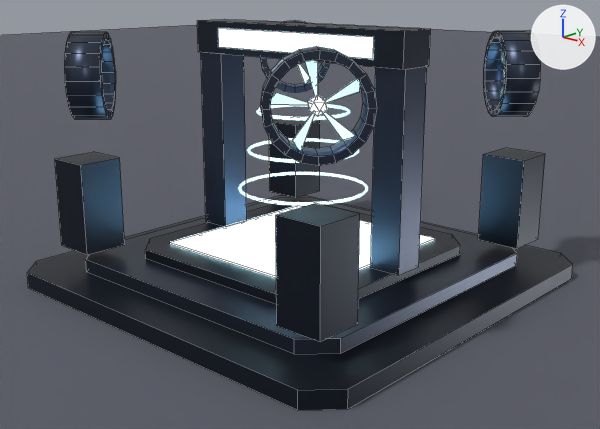
Renders of the Blender file mines20/boostpads/pad3/GaleBoostPad.blend from each side of a commit.
Camera for both pictures: a 50 mm camera at (17.02, -18.88, 9.3) aimed at (0.26, -0.43, 2.25). The axes (+X, +Y, +Z) are drawn at upper right. The lights are the same throughout. The picture after the commit comes second. Mesh edges are drawn as thin lines on the coarser meshes.

Names of what the first picture shows: 'Arch Leg -1', 'Arch Leg 1', 'Arch Top', 'Fan Duct 1-1', 'Fan Duct 11', 'Fan Pillar -1-1', 'Fan Pillar -11', 'Fan Pillar 1-1', 'Fan Pillar 11', 'Ground', 'Square Step 0', 'Square Step 1', 'Square Step 2' and 17 more.
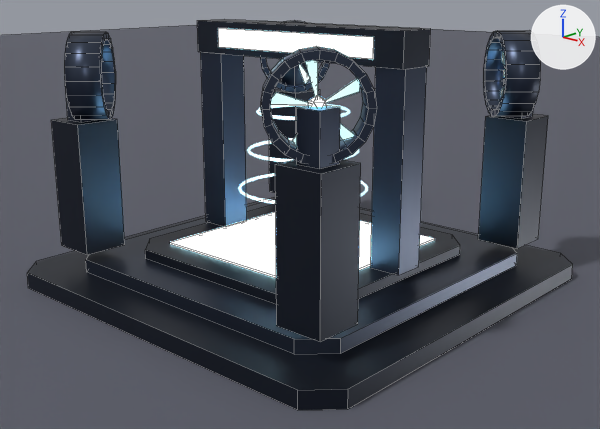
Where the newer file only moved an object's origin or applied its transform, the numbers keep the older frame.

Boxes [x1, y1, x2, y2] around the edits, measured in the pictures (600 x 429 px):
'Fan Pillar 1-1', moved, rescaled (31% taller): before [276, 203, 360, 342]; after [275, 160, 361, 342]
'Fan Pillar -1-1', moved, rescaled (34% taller): before [55, 152, 125, 255]; after [51, 117, 125, 255]
'Fan Pillar 11', moved, rescaled (33% taller): before [478, 148, 545, 249]; after [478, 114, 548, 249]
'Fan Pillar -11', moved, rescaled (33% taller): before [269, 119, 320, 197]; after [269, 89, 320, 193]
'Fan Mount 1-1', added (blue): after [297, 106, 340, 169]
'Fan Mount -11', added: after [281, 62, 307, 86]
'Fan Mount -1-1', added: after [65, 87, 99, 122]
'Fan Mount 11', added: after [503, 84, 533, 119]

The edits, one by one:
me_fan_pillar__1_1 is used by ob_fan_pillar__1_1; parent ob_galeboostpad; location (-4.7, -4.7, 2.6).
me_fan_pillar__1_1 had 8 vertices, 6 faces and spanned x -0.7..0.7, y -0.7..0.7, z -1.4..1.4.
me_fan_pillar__1_1 now has 8 vertices, 6 faces and spans x -0.7..0.7, y -0.7..0.7, z -1.4..2.6.
me_fan_pillar__1_1 part 1: the whole mesh is scaled about its middle by (1, 1, 1.43), then moved by (0.0, 0.0, 0.6).
me_fan_pillar__11 is used by ob_fan_pillar__11; parent ob_galeboostpad; location (-4.7, 4.7, 2.6).
me_fan_pillar__11 had 8 vertices, 6 faces and spanned x -0.7..0.7, y -0.7..0.7, z -1.4..1.4.
me_fan_pillar__11 now has 8 vertices, 6 faces and spans x -0.7..0.7, y -0.7..0.7, z -1.4..2.6.
me_fan_pillar__11 part 2: the whole mesh is scaled about its middle by (1, 1, 1.43), then moved by (0.0, 0.0, 0.6).
me_fan_pillar_1_1 is used by ob_fan_pillar_1_1; parent ob_galeboostpad; location (4.7, -4.7, 2.6).
me_fan_pillar_1_1 had 8 vertices, 6 faces and spanned x -0.7..0.7, y -0.7..0.7, z -1.4..1.4.
me_fan_pillar_1_1 now has 8 vertices, 6 faces and spans x -0.7..0.7, y -0.7..0.7, z -1.4..2.6.
me_fan_pillar_1_1 part 3: the whole mesh is scaled about its middle by (1, 1, 1.43), then moved by (0.0, 0.0, 0.6).
me_fan_pillar_11 is used by ob_fan_pillar_11; parent ob_galeboostpad; location (4.7, 4.7, 2.6).
me_fan_pillar_11 had 8 vertices, 6 faces and spanned x -0.7..0.7, y -0.7..0.7, z -1.4..1.4.
me_fan_pillar_11 now has 8 vertices, 6 faces and spans x -0.7..0.7, y -0.7..0.7, z -1.4..2.6.
me_fan_pillar_11 part 4: the whole mesh is scaled about its middle by (1, 1, 1.43), then moved by (0.0, 0.0, 0.6).
Mesh me_fan_mount_11 is new.
It is a box spanning x -0.35..0.35, y -0.35..0.35, z -0.65..0.65.
It uses material mat_trim_plate__diamondplate.
Mesh me_fan_mount_1_1 is new.
It is a box spanning x -0.35..0.35, y -0.35..0.35, z -0.65..0.65.
It uses material mat_trim_plate__diamondplate.
Object 'Fan Mount 11' (ob_fan_mount_11) is new; it shows me_fan_mount_11.
Its parent is ob_galeboostpad.
Its location is (4.7, 4.7, 5.85).
Object 'Fan Mount 1-1' (ob_fan_mount_1_1) is new; it shows me_fan_mount_1_1.
Its parent is ob_galeboostpad.
Its location is (4.7, -4.7, 5.85).
Object 'Fan Mount -11' (ob_fan_mount__11) is new; it shows a copy of me_fan_mount_11.
Its parent is ob_galeboostpad.
Its location is (-4.7, 4.7, 5.85).
Object 'Fan Mount -1-1' (ob_fan_mount__1_1) is new; it shows a copy of me_fan_mount_1_1.
Its parent is ob_galeboostpad.
Its location is (-4.7, -4.7, 5.85).
